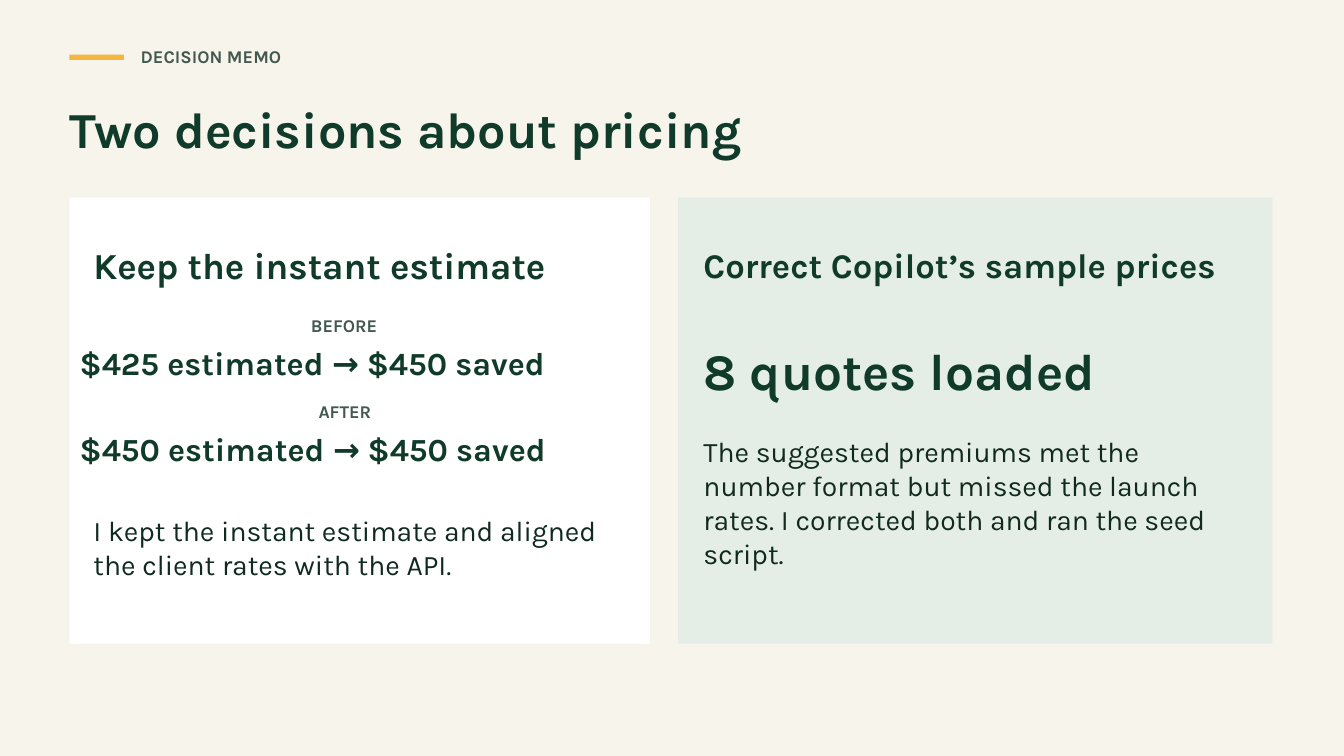
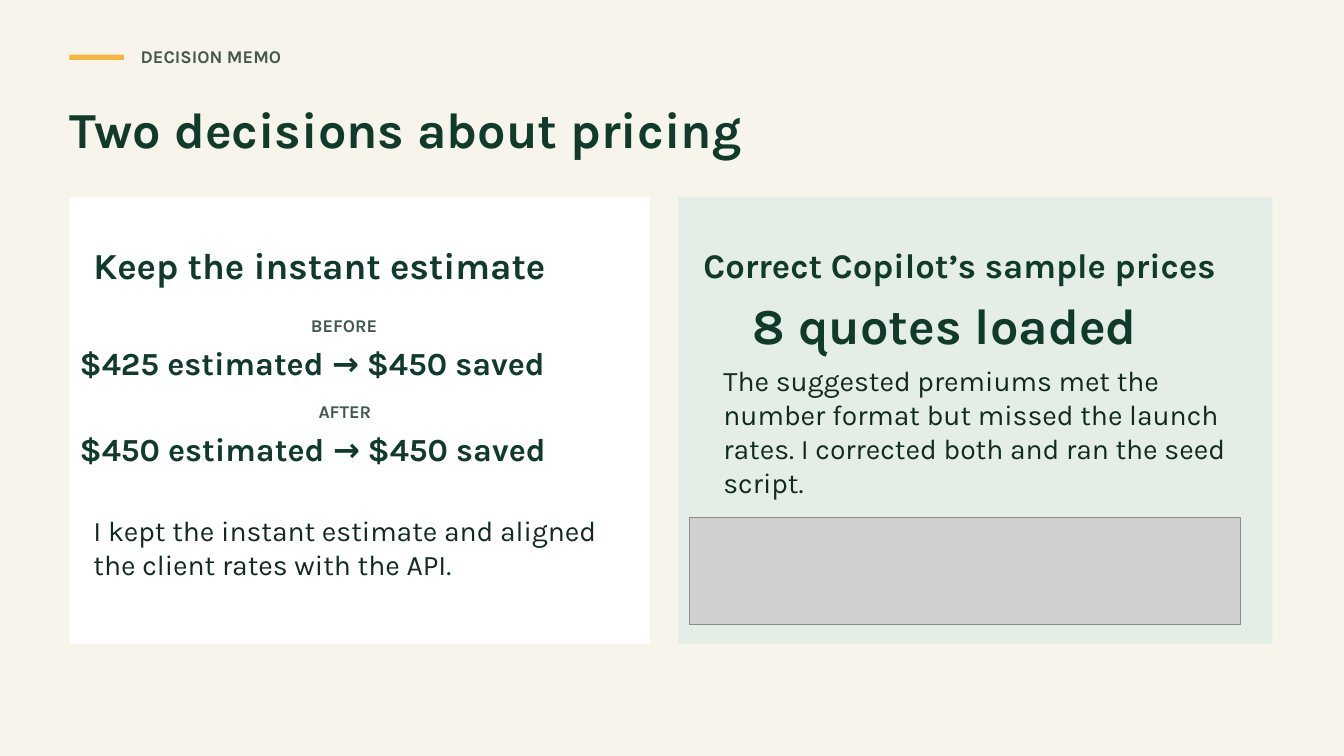
Before and after one commit to asc1-student09/evergreen-quote-launch, a slide deck: slide 3 of delivery-leadership-package/Evergreen_Quote_Showcase.pptx. Drawn at 1344x756 pixels with LibreOffice and Linux fonts; fonts in the diff are those of the drawing; grey boxes stand for pictures. Boxes give left, top, right and bottom in pixels: in the first picture for what was removed or moved away, otherwise in the second. Text is boxed around its words. In the diff, an @@ line names an element or a change of style, - is before the commit and + after.

Commit message:
Update Evergreen Quote showcase presentation

```diff
--- a/delivery-leadership-package/Evergreen_Quote_Showcase.pptx
+++ b/delivery-leadership-package/Evergreen_Quote_Showcase.pptx
@@ text "8 quotes loaded": place and size @@
-text "8 quotes loaded" at bbox=[703, 354, 1095, 402]
+text "8 quotes loaded" at bbox=[753, 309, 1137, 357]
@@ text "8 quotes loaded" at bbox=[753, 309, 1137, 357]: size 36.7 to 36 pt @@
@@ text "The suggested premiums met the ...": place and size @@
-text "The suggested premiums met the ..." at bbox=[703, 442, 1205, 571]
+text "The suggested premiums met the ..." at bbox=[723, 371, 1225, 500]
@@ picture added at bbox=[690, 517, 1241, 625] @@
```
Also in this commit, not shown: 7 other slides changed, 1 slide added.
